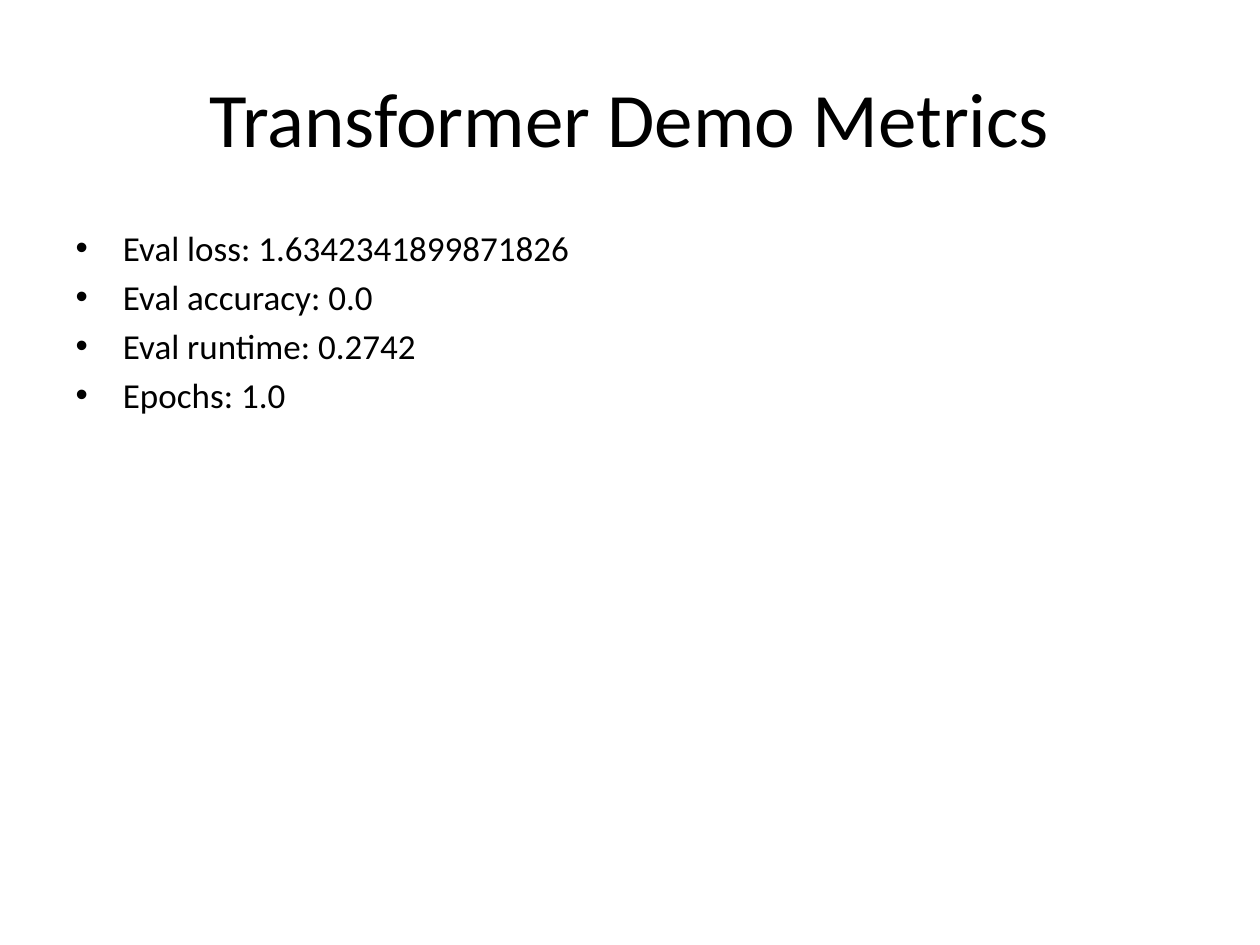
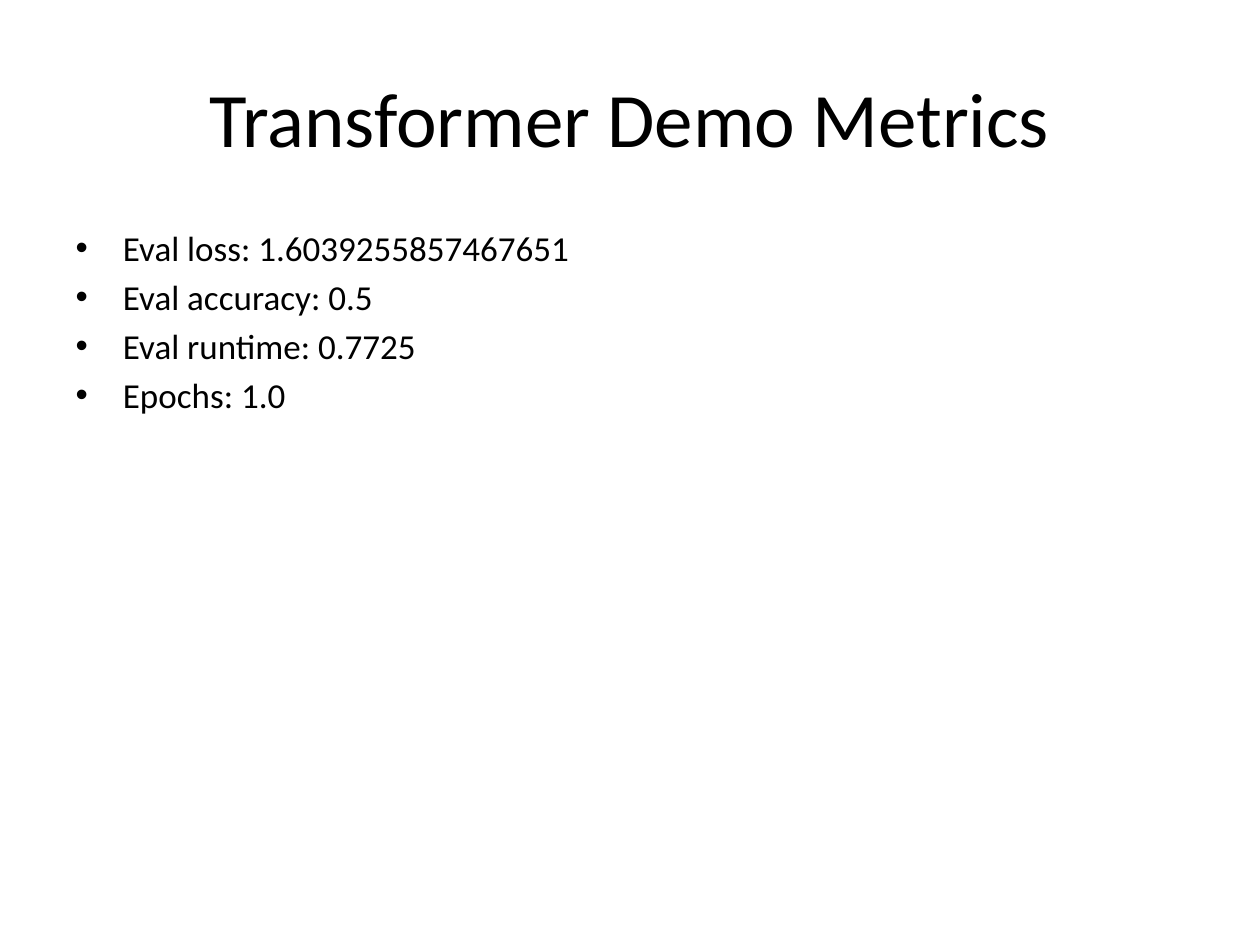
Before and after one commit to dev4-gpt/llm-assisted-customer-support, a slide deck: slide 45 of LLM_Assist_Final_Presentation_50_Slides.pptx. Drawn at 1260x945 pixels with LibreOffice and Linux fonts; fonts in the diff are those of the drawing. Boxes give left, top, right and bottom in pixels: in the first picture for what was removed or moved away, otherwise in the second. Text is boxed around its words. In the diff, an @@ line names an element or a change of style, - is before the commit and + after.

```diff
--- a/LLM_Assist_Final_Presentation_50_Slides.pptx
+++ b/LLM_Assist_Final_Presentation_50_Slides.pptx
@@ text at bbox=[123, 236, 568, 360]: text changed @@
-• Eval loss: 1.6342341899871826
-• Eval accuracy: 0.0
-• Eval runtime: 0.2742
+• Eval loss: 1.6039255857467651
+• Eval accuracy: 0.5
+• Eval runtime: 0.7725
```
Also in this commit, not shown: 1 other slide changed, 10 other files.
